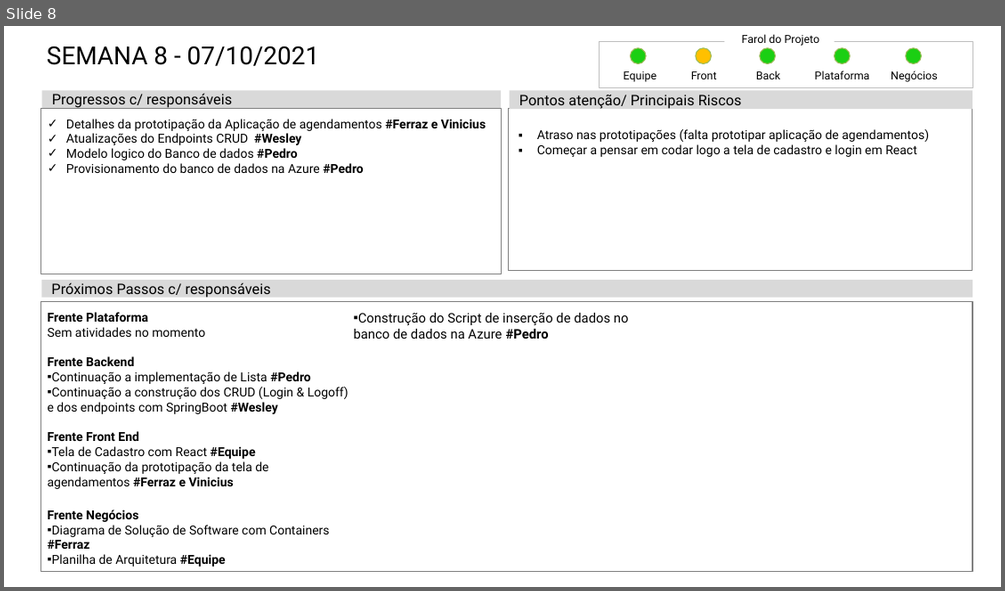
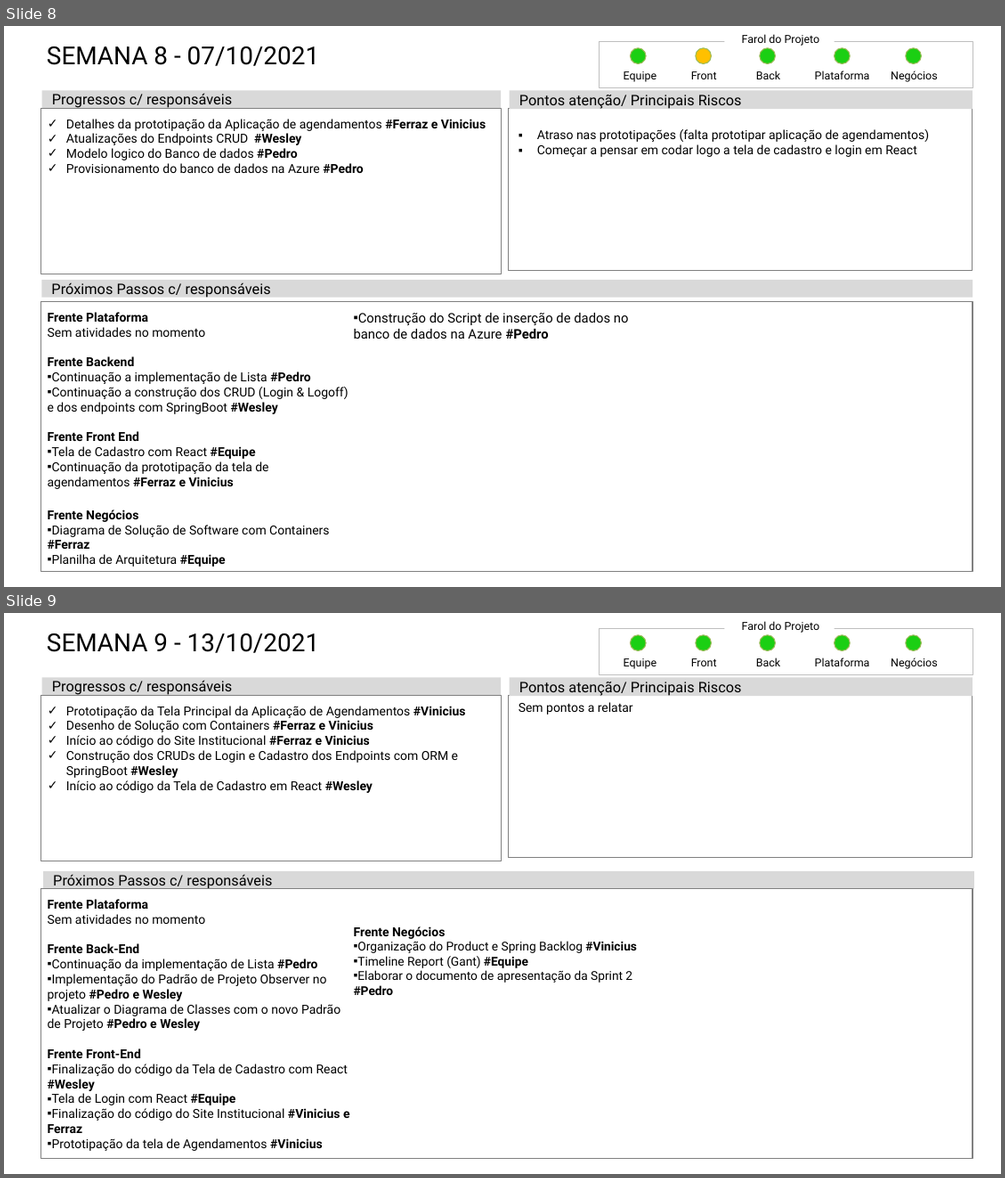
Before and after one commit to Biellferraz/Resenha, a slide deck: documentacao/Status Report/Status_Report_-_Grupo_09.pptx. Shown one above the other, each under a label of ours: slide 8 before the commit, slides 8 and 9 after it. The pictures are 1005x591 and 1005x1178 pixels, drawn with LibreOffice and Linux fonts; fonts in the diff are those of the drawing. Boxes give left, top, right and bottom in pixels: in the first picture for what was removed or moved away, otherwise in the second. Text is boxed around its words. In the diff, an @@ line names an element or a change of style, - is before the commit and + after.

Commit message:
[documentation] adiciona o status report da semana 9 - 13/10

```diff
--- a/documentacao/Status Report/Status_Report_-_Grupo_09.pptx
+++ b/documentacao/Status Report/Status_Report_-_Grupo_09.pptx
@@ slide 9 added at (4, 613, 1001, 1174), background #FFFFFF @@
@@ title added at (47, 633, 320, 653), 26.5 pt, text #000000 @@
+SEMANA 9 - 13/10/2021
@@ rectangle added at (599, 629, 972, 674), outline #BFBFBF 0.5 pt @@
@@ ellipse added at (630, 635, 646, 651), fill #1BCF13, outline #9BBB59 1 pt @@
@@ ellipse added at (696, 635, 712, 651), fill #1BCF13, outline #9BBB59 1 pt @@
@@ text added at (742, 621, 820, 633), 11.8 pt, text #000000 @@
+Farol do Projeto
@@ ellipse added at (760, 635, 775, 651), fill #1BCF13, outline #9BBB59 1 pt @@
@@ ellipse added at (834, 635, 850, 651), fill #1BCF13, outline #9BBB59 1 pt @@
@@ ellipse added at (906, 635, 921, 651), fill #1BCF13, outline #9BBB59 1 pt @@
@@ text added at (623, 658, 656, 669), 11.8 pt, text #000000 @@
+Equipe
@@ text added at (691, 658, 717, 666), 11.8 pt, text #000000 @@
+Front
@@ text added at (756, 657, 780, 666), 11.8 pt, text #000000 @@
+Back
@@ text added at (815, 657, 870, 666), 11.8 pt, text #000000 @@
+Plataforma
@@ text added at (890, 657, 938, 669), 11.8 pt, text #000000 @@
+Negócios
@@ rectangle added at (42, 677, 501, 695), fill #D9D9D9, 15.4 pt, text #000000 @@
+Progressos c/ responsáveis
@@ rectangle added at (510, 677, 972, 696), fill #D9D9D9, 15.4 pt, text #000000 @@
+Pontos atenção/ Principais Riscos
@@ rectangle added at (40, 695, 501, 861), outline #808080 1 pt, 13.2 pt, text #000000 @@
+✓ Prototipação da Tela Principal da Aplicação de Agendamentos #Vinicius
+✓ Desenho de Solução com Containers #Ferraz e Vinicius
+✓ Início ao código do Site Institucional #Ferraz e Vinicius
+✓ Construção dos CRUDs de Login e Cadastro dos Endpoints com ORM e SpringBoot #Wesley
+✓ Início ao código da Tela de Cadastro em React #Wesley
@@ rectangle added at (509, 695, 972, 858), outline #808080 1 pt @@
@@ text added at (518, 702, 633, 714), 13.2 pt, text #000000 @@
+Sem pontos a relatar
@@ rectangle added at (43, 871, 974, 889), fill #D9D9D9, 15.4 pt, text #000000 @@
+Próximos Passos c/ responsáveis
@@ rectangle added at (40, 889, 972, 1159), outline #808080 1 pt, 13.2 pt, text #000000 @@
+  Frente Plataforma
+  Sem atividades no momento
+  Frente Back-End
+  ▪ Continuação da implementação de Lista #Pedro
+  ▪ Implementação do Padrão de Projeto Observer no projeto #Pedro e Wesley
+  ▪ Atualizar o Diagrama de Classes com o novo Padrão de Projeto #Pedro e Wesley
+  Frente Front-End
+  ▪ Finalização do código da Tela de Cadastro com React #Wesley
+  ▪ Tela de Login com React #Equipe
+  ▪ Finalização do código do Site Institucional #Vinicius e Ferraz
+  ▪ Prototipação da tela de Agendamentos #Vinicius
+  Frente Negócios
+  ▪ Organização do Product e Spring Backlog #Vinicius
+  ▪ Timeline Report (Gant) #Equipe
+  ▪ Elaborar o documento de apresentação da Sprint 2 #Pedro
```
